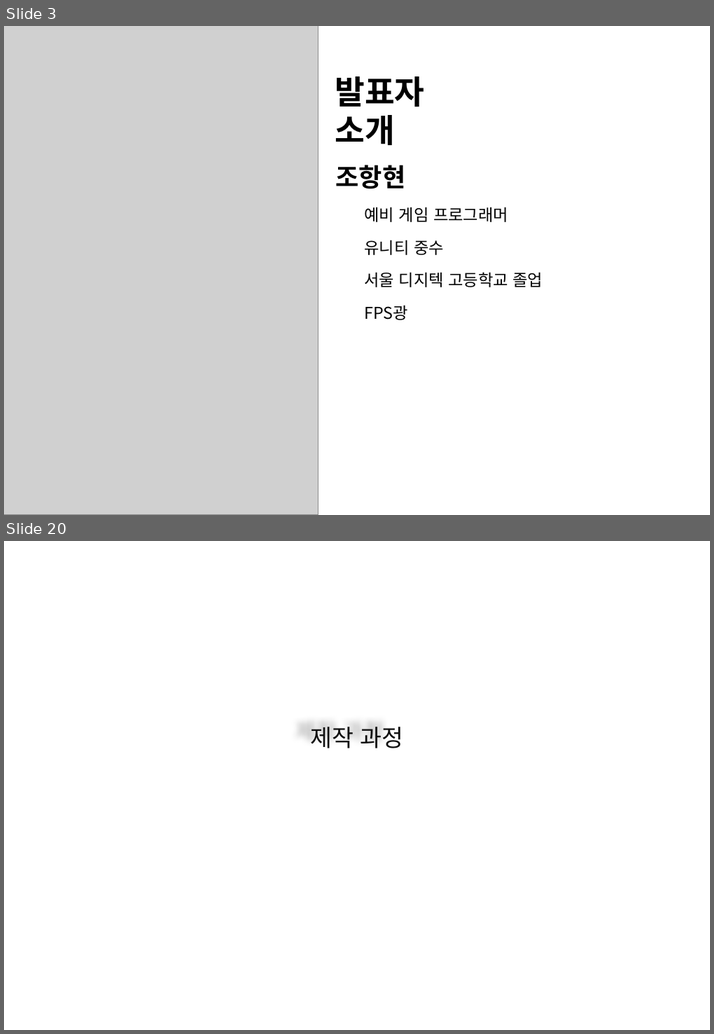
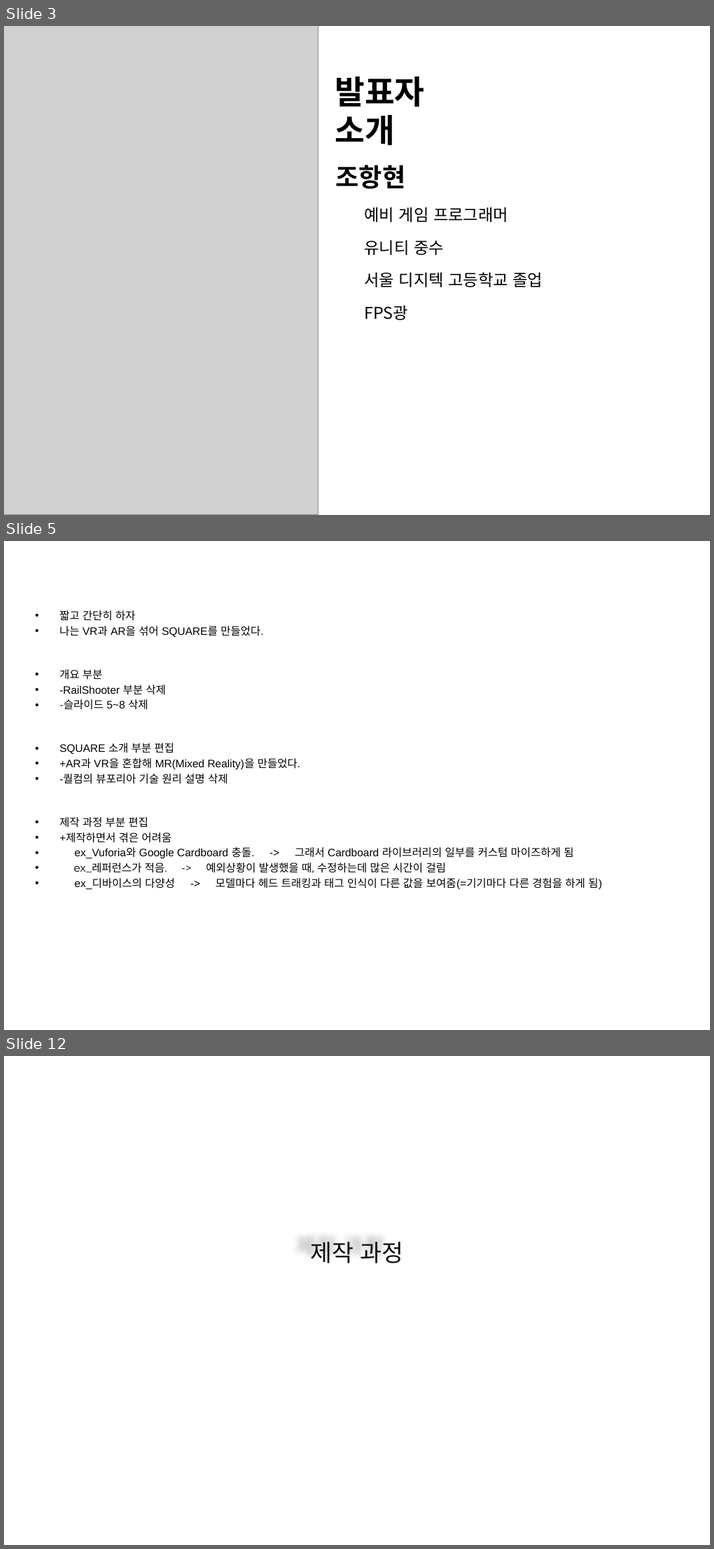
Before and after one commit to Hanghyeon/SQUARE, a slide deck: User_OtherFiles/포폴 발표 준비/2017_NCIA.pptx. Shown one above the other, each under a label of ours: slides 3 and 20 before the commit, slides 3, 5 and 12 after it; the slides between them are not shown. The pictures are 714x1034 and 714x1549 pixels, drawn with LibreOffice and Linux fonts; fonts in the diff are those of the drawing; grey boxes stand for pictures; background and template pictures are left out. Boxes give left, top, right and bottom in pixels: in the first picture for what was removed or moved away, otherwise in the second. Text is boxed around its words. In the diff, an @@ line names an element or a change of style, - is before the commit and + after.

```diff
--- a/User_OtherFiles/포폴 발표 준비/2017_NCIA.pptx
+++ b/User_OtherFiles/포폴 발표 준비/2017_NCIA.pptx
@@ slide 5 added at (4, 541, 710, 1030), background picture (left out) @@
@@ text added at (59, 610, 602, 890), 12 pt, text #000000 @@
+• 짧고 간단히 하자
+• 나는 VR과 AR을 섞어 SQUARE를 만들었다.
+• 개요 부분
+• -RailShooter 부분 삭제
+• -슬라이드 5~8 삭제
+• SQUARE 소개 부분 편집
+• +AR과 VR을 혼합해 MR(Mixed Reality)을 만들었다.
+• -퀄컴의 뷰포리아 기술 원리 설명 삭제
+• 제작 과정 부분 편집
+• +제작하면서 겪은 어려움
+• ex_Vuforia와 Google Cardboard 충돌. -> 그래서 Cardboard 라이브러리의 일부를 커스텀 마이즈하게 됨
+• ex_레퍼런스가 적음. -> 예외상황이 발생했을 때, 수정하는데 많은 시간이 걸림
+• ex_디바이스의 다양성 -> 모델마다 헤드 트래킹과 태그 인식이 다른 값을 보여줌(=기기마다 다른 경험을 하게 됨)
@@ what was slide 20 is now slide 12 @@
```
Also in this commit, not shown: 12 slides changed, 1 other slide added, 10 slides removed, 1 other file.
